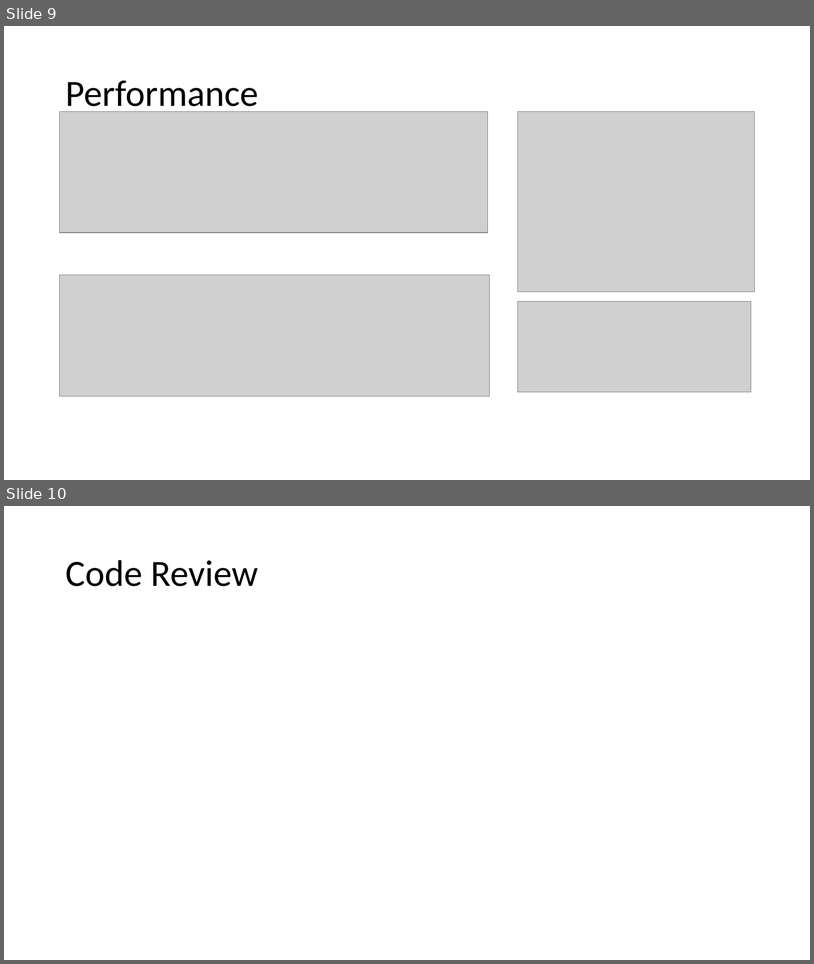
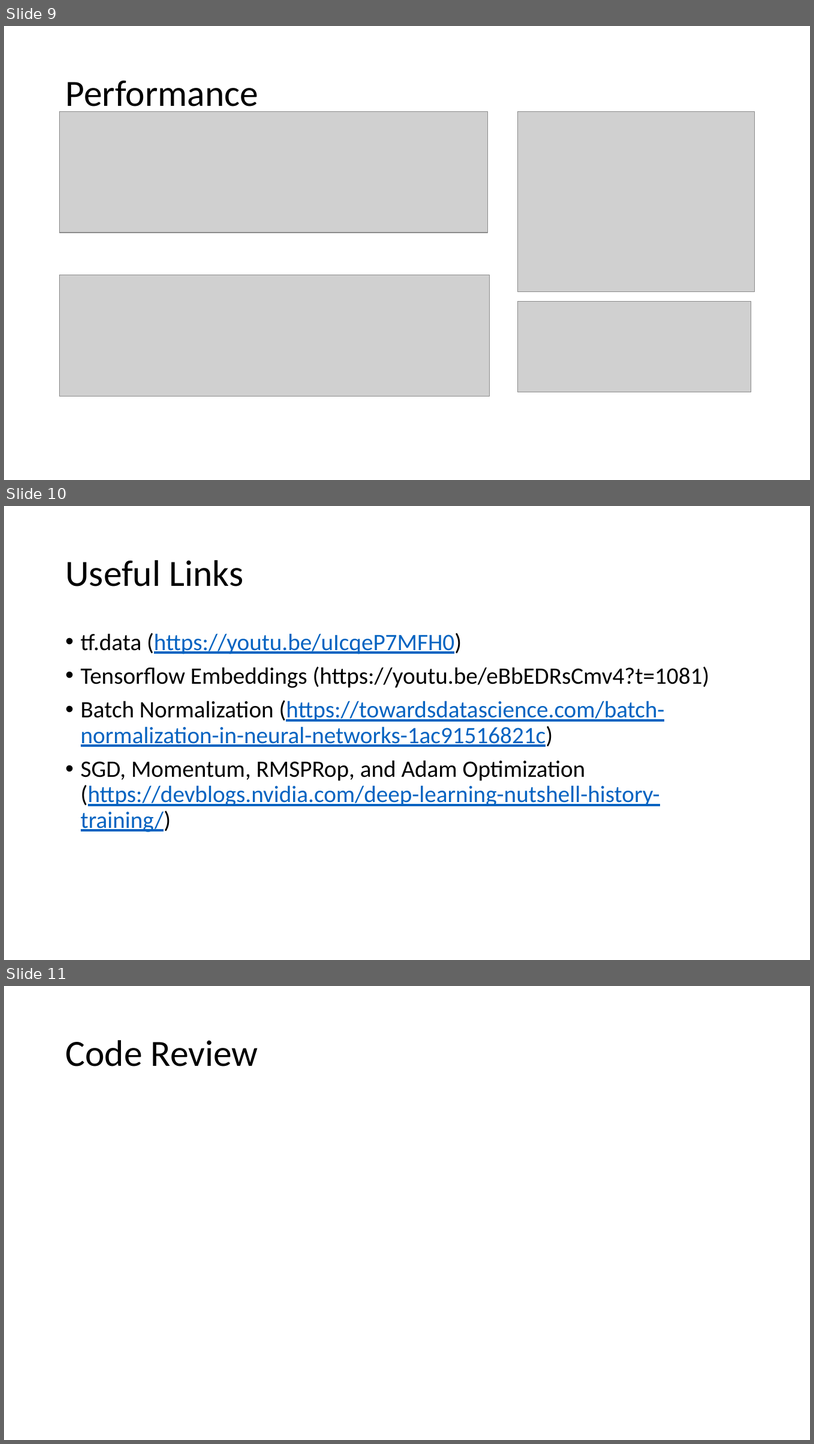
Before and after one commit to hakanegeli/CSX433.7, a slide deck: FinalProject/ProjectPresentation.pptx. Shown one above the other, each under a label of ours: slides 9 and 10 before the commit, slides 9, 10 and 11 after it. The pictures are 814x964 and 814x1444 pixels, drawn with LibreOffice and Linux fonts; fonts in the diff are those of the drawing; grey boxes stand for pictures. Boxes give left, top, right and bottom in pixels: in the first picture for what was removed or moved away, otherwise in the second. Text is boxed around its words. In the diff, an @@ line names an element or a change of style, - is before the commit and + after.

Commit message:
added useful links slide

```diff
--- a/FinalProject/ProjectPresentation.pptx
+++ b/FinalProject/ProjectPresentation.pptx
@@ slide 10 added at [4,506,810,960], background #FFFFFF @@
@@ title added at [65,560,243,586], 44 pt, text #000000 @@
+Useful Links
@@ text added at [81,633,710,832], 28 pt, text #0563C1, underline @@
+• tf.data (https://youtu.be/uIcqeP7MFH0)
+• Tensorflow Embeddings (https://youtu.be/eBbEDRsCmv4?t=1081)
+• Batch Normalization (https://towardsdatascience.com/batch-normalization-in-neural-networks-1ac91516821c)
+• SGD, Momentum, RMSPRop, and Adam Optimization (https://devblogs.nvidia.com/deep-learning-nutshell-history-training/)
@@ what was slide 10 is now slide 11 @@
```
